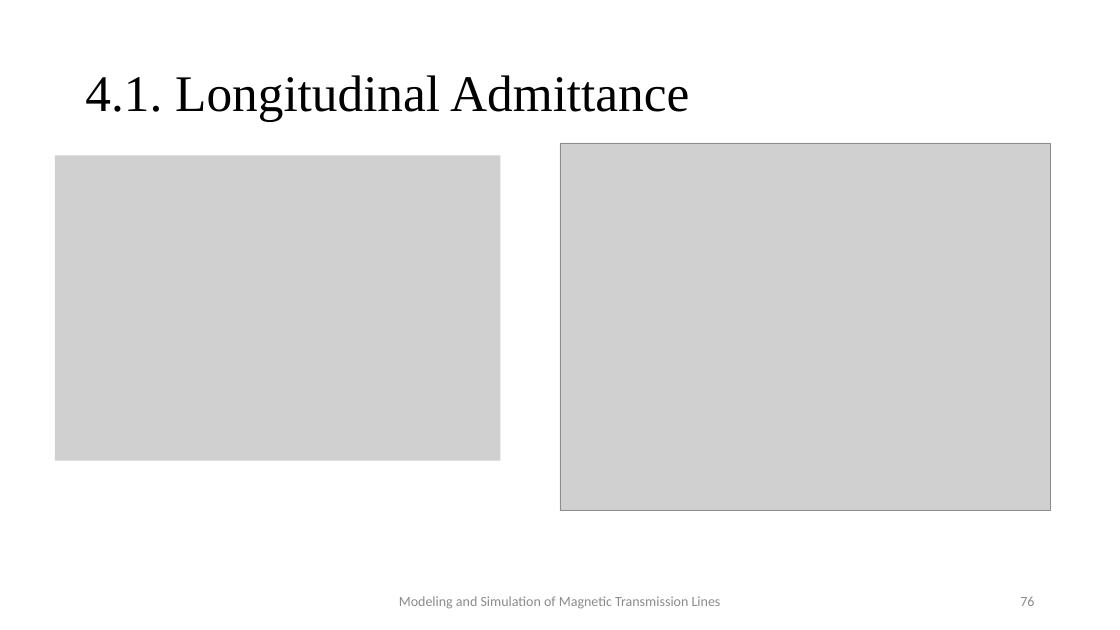
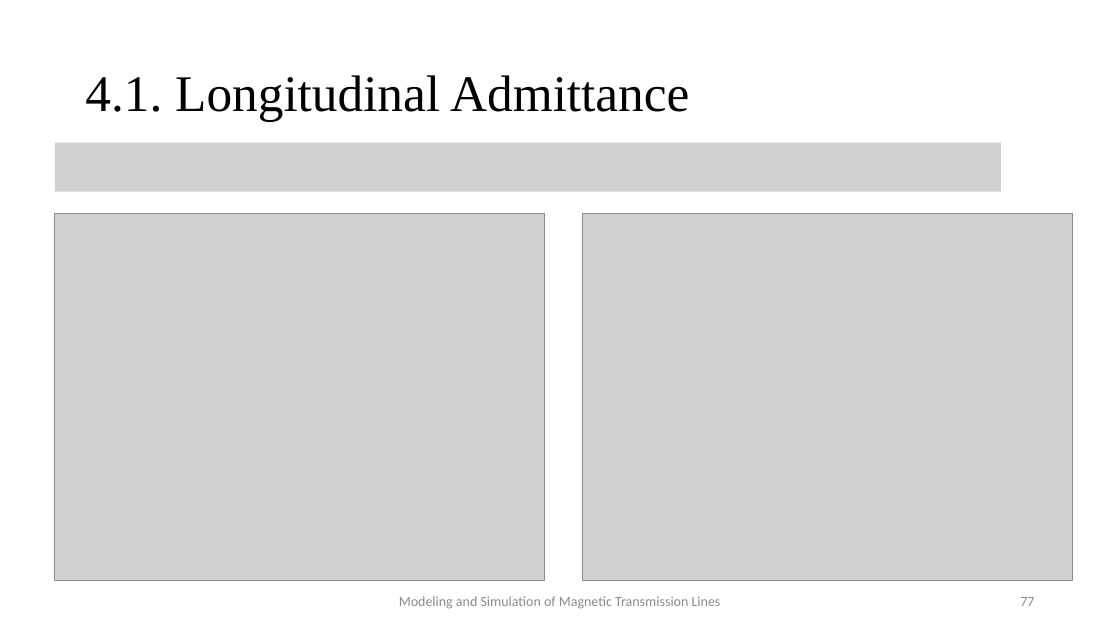
Before and after one commit to MuhammadShamaas1997/MGTL, a slide deck: slide 77 of Thesis/Thesis Final Presentation.pptx (slide 76 before the commit). Drawn at 1120x630 pixels with LibreOffice and Linux fonts; fonts in the diff are those of the drawing; grey boxes stand for pictures. Boxes give left, top, right and bottom in pixels: in the first picture for what was removed or moved away, otherwise in the second. Text is boxed around its words. In the diff, an @@ line names an element or a change of style, - is before the commit and + after.

```diff
--- a/Thesis/Thesis Final Presentation.pptx
+++ b/Thesis/Thesis Final Presentation.pptx
@@ picture added at box(55, 143, 1001, 192) @@
@@ picture: place and size @@
-picture at box(55, 155, 500, 461)
+picture at box(55, 213, 544, 581)
@@ picture: place and size @@
-picture at box(560, 143, 1050, 511)
+picture at box(582, 213, 1072, 581)
@@ page number at box(1020, 597, 1034, 606): text changed @@
-76
+77
```
Also in this commit, not shown: 5 other slides changed, 1 slide added, 3 other files.
